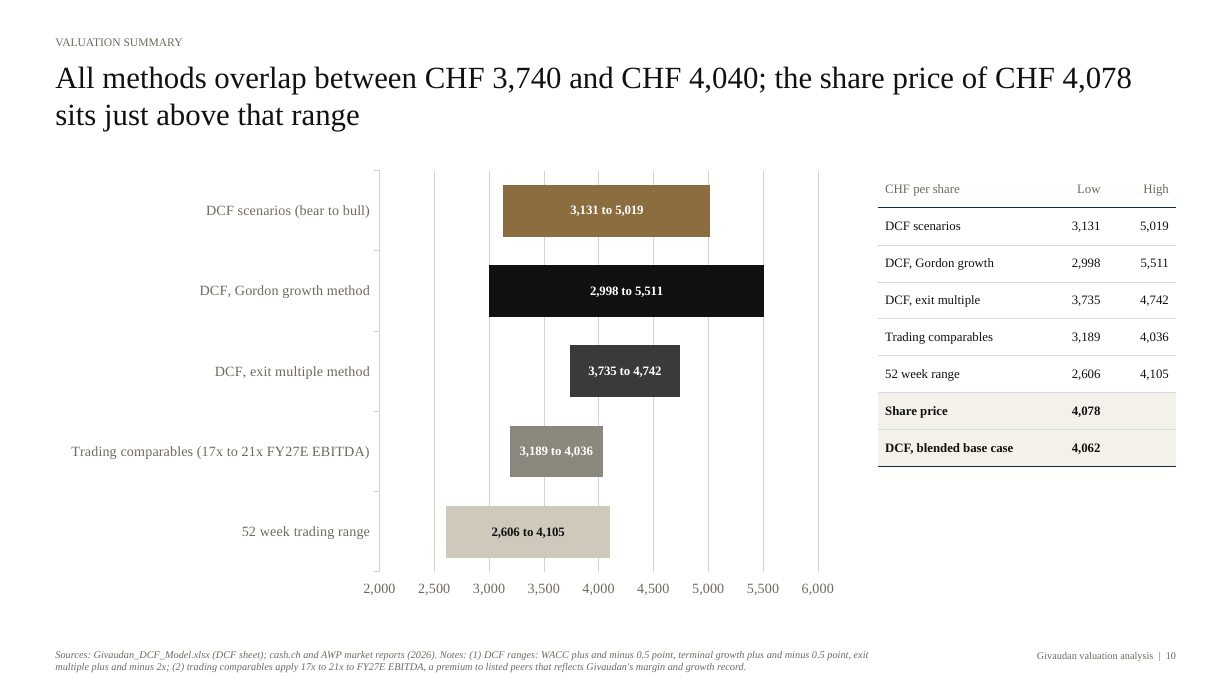
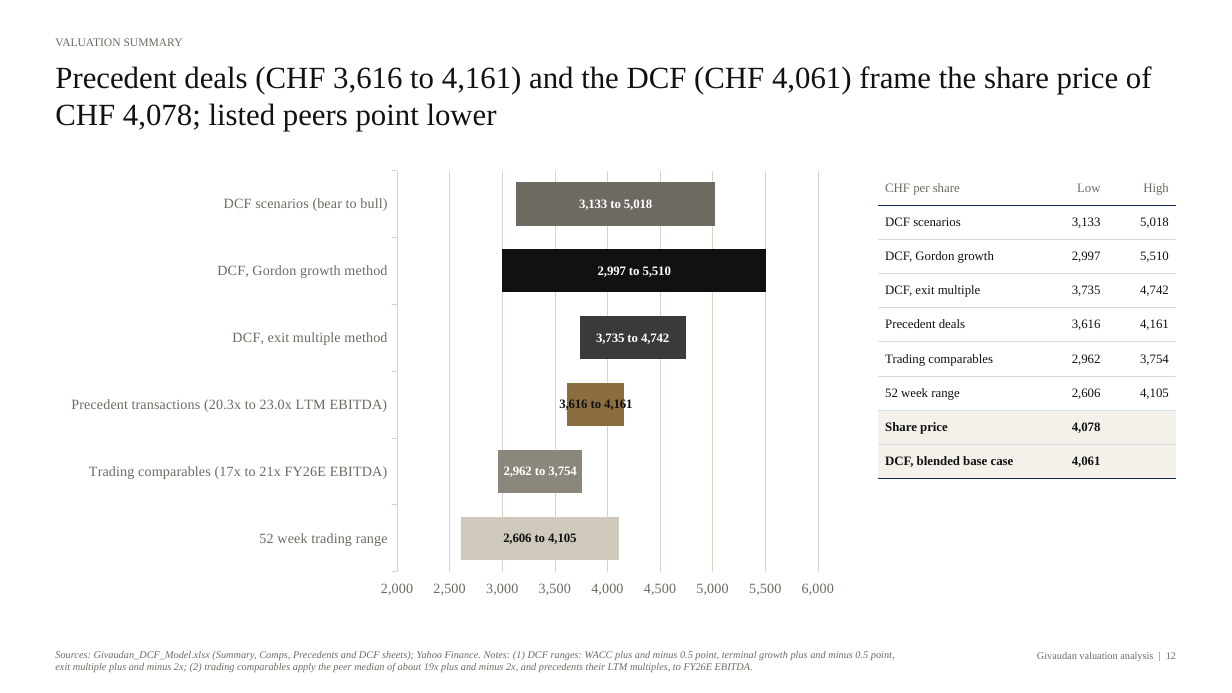
Before and after one commit to pascalielric/financelab, a slide deck: slide 12 of downloads/Givaudan_Valuation_Deck.pptx (slide 10 before the commit). Drawn at 1232x693 pixels with LibreOffice and Linux fonts; fonts in the diff are those of the drawing. Boxes give left, top, right and bottom in pixels: in the first picture for what was removed or moved away, otherwise in the second. Text is boxed around its words. In the diff, an @@ line names an element or a change of style, - is before the commit and + after.

```diff
--- a/downloads/Givaudan_Valuation_Deck.pptx
+++ b/downloads/Givaudan_Valuation_Deck.pptx
@@ text at (x1=55, y1=66, x2=1152, y2=131): text changed @@
-All methods overlap between CHF 3,740 and CHF 4,040; the share price of CHF 4,078 sits just above that range
+Precedent deals (CHF 3,616 to 4,161) and the DCF (CHF 4,061) frame the share price of CHF 4,078; listed peers point lower
@@ bar stacked chart at (x1=55, y1=162, x2=850, y2=605) @@
-categories: 52 week trading range, Trading comparables (17x to 21x FY27E EBITDA), DCF, exit multiple method, DCF, Gordon growth method, DCF scenarios (bear to bull)
+categories: 52 week trading range, Trading comparables (17x to 21x FY26E EBITDA), Precedent transactions (20.3x to 23.0x LTM EBITDA), DCF, exit multiple method, DCF, Gordon growth method, DCF scenarios (bear to bull)
-Series 1: 2600, 3200, 3700, 3000, 3100
+Series 1: 2600, 3000, 3600, 3700, 3000, 3100
-Series 2: 1500, 800, 1000, 2500, 1900
+Series 2: 1500, 800, 500, 1000, 2500, 1900
@@ data labels of Series 2 added @@
@@ table at (x1=878, y1=171, x2=1177, y2=479) @@
-row 2, column 2: 3,131
+row 2, column 2: 3,133
-row 2, column 3: 5,019
+row 2, column 3: 5,018
-row 3, column 2: 2,998
+row 3, column 2: 2,997
-row 3, column 3: 5,511
+row 3, column 3: 5,510
-row 5: Trading comparables | 3,189 | 4,036
+row 5: Precedent deals | 3,616 | 4,161
+row 6: Trading comparables | 2,962 | 3,754
-row 9, column 2: 4,062
+row 9, column 2: 4,061
@@ text at (x1=55, y1=651, x2=895, y2=672): text changed @@
-Sources: Givaudan_DCF_Model.xlsx (DCF sheet); cash.ch and AWP market reports (2026). Notes: (1) DCF ranges: WACC plus and minus 0.5 point, terminal growth plus and minus 0.5 point, exit multiple plus and minus 2x; (2) trading comparables apply 17x to 21x to FY27E EBITDA, a premium to listed peers that reflects Givaudan's margin and growth record.
+Sources: Givaudan_DCF_Model.xlsx (Summary, Comps, Precedents and DCF sheets); Yahoo Finance. Notes: (1) DCF ranges: WACC plus and minus 0.5 point, terminal growth plus and minus 0.5 point, exit multiple plus and minus 2x; (2) trading comparables apply the peer median of about 19x plus and minus 2x, and precedents their LTM multiples, to FY26E EBITDA.
@@ text at (x1=1037, y1=652, x2=1176, y2=661): text changed @@
-Givaudan valuation analysis | 10
+Givaudan valuation analysis | 12
```
Also in this commit, not shown: 8 other slides changed, 2 slides added, 16 other files.
